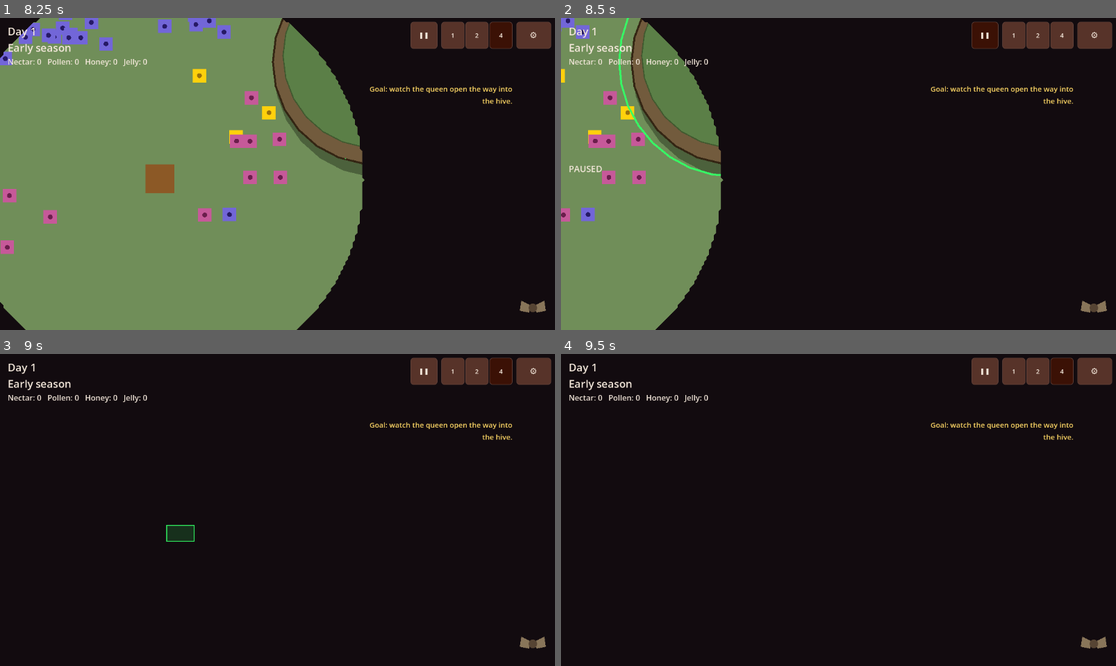
Above: before the commit, frames 1-4 (two rows, left to right).
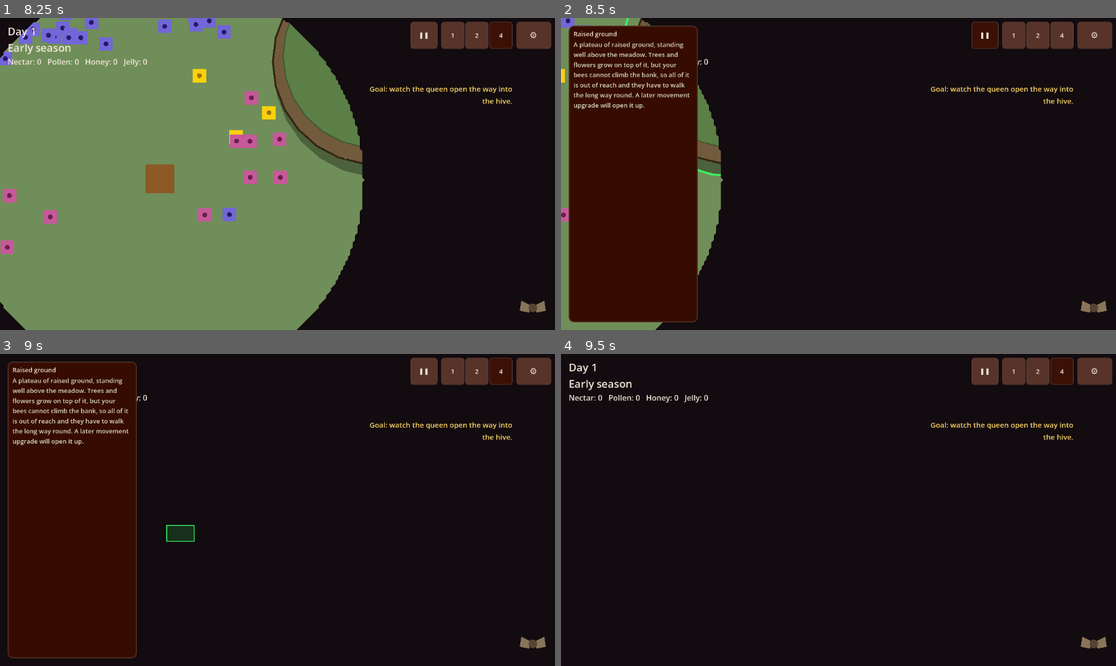
Above: after the commit, the same moments.

Repository: wonderburg7/meadow
Game: Godot game, scene res://scenes/Main.tscn
Two runs of this game, one before a commit and one after it. Both use one fixed random seed, a clock stepped at 60 frames per second and the inputs below.
Inputs (mouse positions are in pixels of both pictures, inside the frame that each line leads up to):
- Up to frame 1 (8.25 s): click (55, 111) at 0.52 s; click "Start" at 1.25 s; click "⚙" at 2 s; click "Restart Run" at 2.75 s; click "❚❚" at 3.5 s; click "1" at 4.25 s; click "2" at 5 s; click "4" at 5.75 s; click (532, 308) at 6.5 s; click "Dismiss" at 7.25 s; tap Enter at 8 s; move the mouse to (399, 158) at 8.02 s; hold Right from 8.03 s (still down); tap Tab at 8.1 s; click (399, 158) at 8.17 s
- Up to frame 2 (8.5 s): keep holding Right; tap Space at 8.27 s
- Up to frame 3 (9 s): tap Space at 8.57 s; release Right at 8.75 s; drag from (166, 525) to (249, 572) at 8.77 s
- Up to frame 4 (9.5 s): no input

Frame 1 is identical in both runs. In frame 2, 22% of the frame differs, in the area x 1-25%, y 2-98%; in frame 3, 22%; in frame 4, nothing differs.
Error before the commit: Invalid assignment of property or key 'visible' with value of type 'bool' on a base object of type 'Nil'. (res://scripts/hud.gd:1025)

Commit message:
HR-2 -- clicking the hive or its exit switches view
Also removes a stray keep_clear_summary_row line in hud.gd that broke boot.

Co-Authored-By: Claude Sonnet 5.5 <noreply@anthropic.com>

Diff:
--- a/scripts/hud.gd
+++ b/scripts/hud.gd
@@ -1022,7 +1022,6 @@
 	soil_summary_row = VBoxContainer.new()
 	soil_summary_row.name = "soil_summary_row"
 	soil_summary_row.visible = false
-	keep_clear_summary_row.visible = false
 	column.add_child(soil_summary_row)
 
 	soil_mark_btn = Button.new()
--- a/scripts/input_selection.gd
+++ b/scripts/input_selection.gd
@@ -92,6 +92,8 @@
 		var bee = _bee_at(main.drag_start)
 		if bee:
 			picked.append(bee)
+		elif _click_switches_view(main.drag_start):
+			return
 		elif main.in_hive_view:
 			var cell = _cell_at(main.drag_start)
 			if cell:
@@ -265,6 +267,25 @@
 func _death_markers_in_current_view() -> Array:
 	var root = main.hive_root if main.in_hive_view else main.meadow_root
 	return get_tree().get_nodes_in_group("death_markers").filter(func(m): return m.get_parent() == root)
+
+## A plain left click on the meadow-side hive, or on the hive's exit inside,
+## switches view (the View button's own gate applies). A bee under the pointer
+## is checked first by the caller, so it still wins.
+func _click_switches_view(point: Vector2) -> bool:
+	var target: Vector2
+	var radius: float
+	if main.in_hive_view:
+		target = main.hive_root.to_global(main.hive_entrance_inside())
+		radius = EXIT_CLICK_RADIUS
+	else:
+		target = main.hive.global_position
+		radius = HIVE_CLICK_RADIUS
+	if point.distance_to(target) > radius:
+		return false
+	if not main.stage_gate.is_unlocked("meadow_view"):
+		return false
+	main.camera_view._toggle_view()
+	return true
 
 func _bee_at(point: Vector2) -> Node2D:
 	for b in _bees_in_current_view():
--- a/scripts/scenario_actions.gd
+++ b/scripts/scenario_actions.gd
@@ -289,6 +289,9 @@
 	if when.has("queen_watch_hits_at_most"):
 		if _queen_watch_hits > int(when["queen_watch_hits_at_most"]):
 			return false
+	if when.has("in_hive_view"):
+		if main.in_hive_view != bool(when["in_hive_view"]):
+			return false
 	if when.has("camera_following_queen"):
 		if (is_instance_valid(main.queen) and main.following_bee == main.queen) != bool(when["camera_following_queen"]):
 			return false
@@ -588,7 +591,11 @@
 ## "meadow"); `soil_hex` [q, r] instead clicks the centre of that soil block.
 static func _do_click_world(main: Node2D, action: Dictionary) -> void:
 	var point: Vector2
-	if action.has("soil_hex"):
+	if str(action.get("target", "")) == "hive":
+		point = main.hive.global_position
+	elif str(action.get("target", "")) == "hive_exit":
+		point = main.hive_root.to_global(main.hive_entrance_inside())
+	elif action.has("soil_hex"):
 		var block: Node2D = _resolve_soil_block(main, action["soil_hex"])
 		if block == null:
 			_log("click_world", str(action), "rejected", "no soil block at that hex")
--- /dev/null
+++ b/test_scenarios/hr2_click_view_switch_test.json
@@ -0,0 +1,14 @@
+{
+  "cells": 15, "nurses": 2,
+  "random_seed": 4242,
+  "actions": [
+    {"do": "assert", "condition": {"in_hive_view": false}},
+    {"do": "click_world", "target": "hive"},
+    {"do": "settle", "ticks": 1},
+    {"do": "assert", "condition": {"in_hive_view": true}},
+    {"do": "click_world", "target": "hive_exit"},
+    {"do": "settle", "ticks": 1},
+    {"do": "assert", "condition": {"in_hive_view": false}}
+  ],
+  "stop": {"when_actions_resolved": true, "max_days": 1}
+}
Not shown, added: checks/ready/C-68.md
Not shown, changed: plans/now/hive-readouts.md
